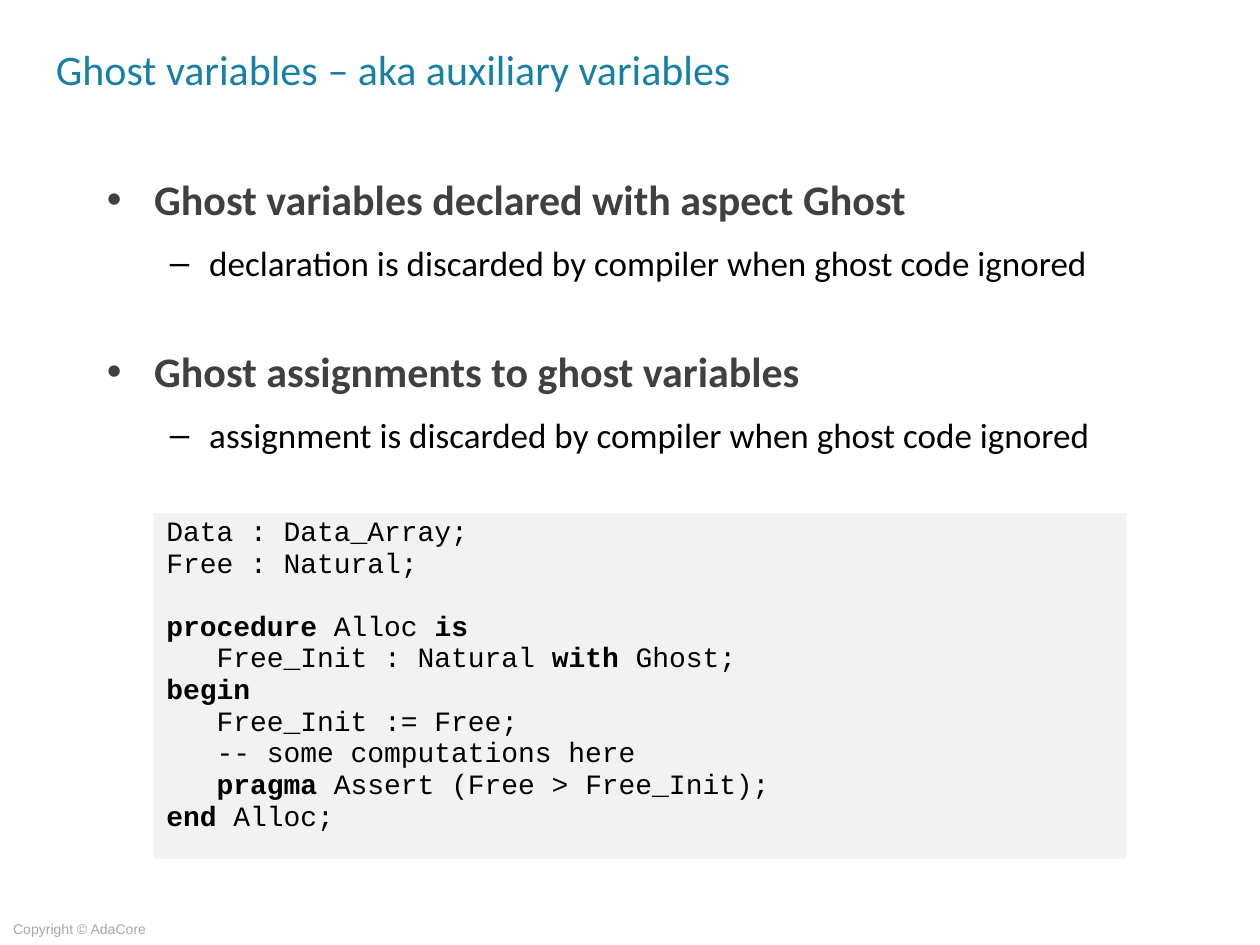
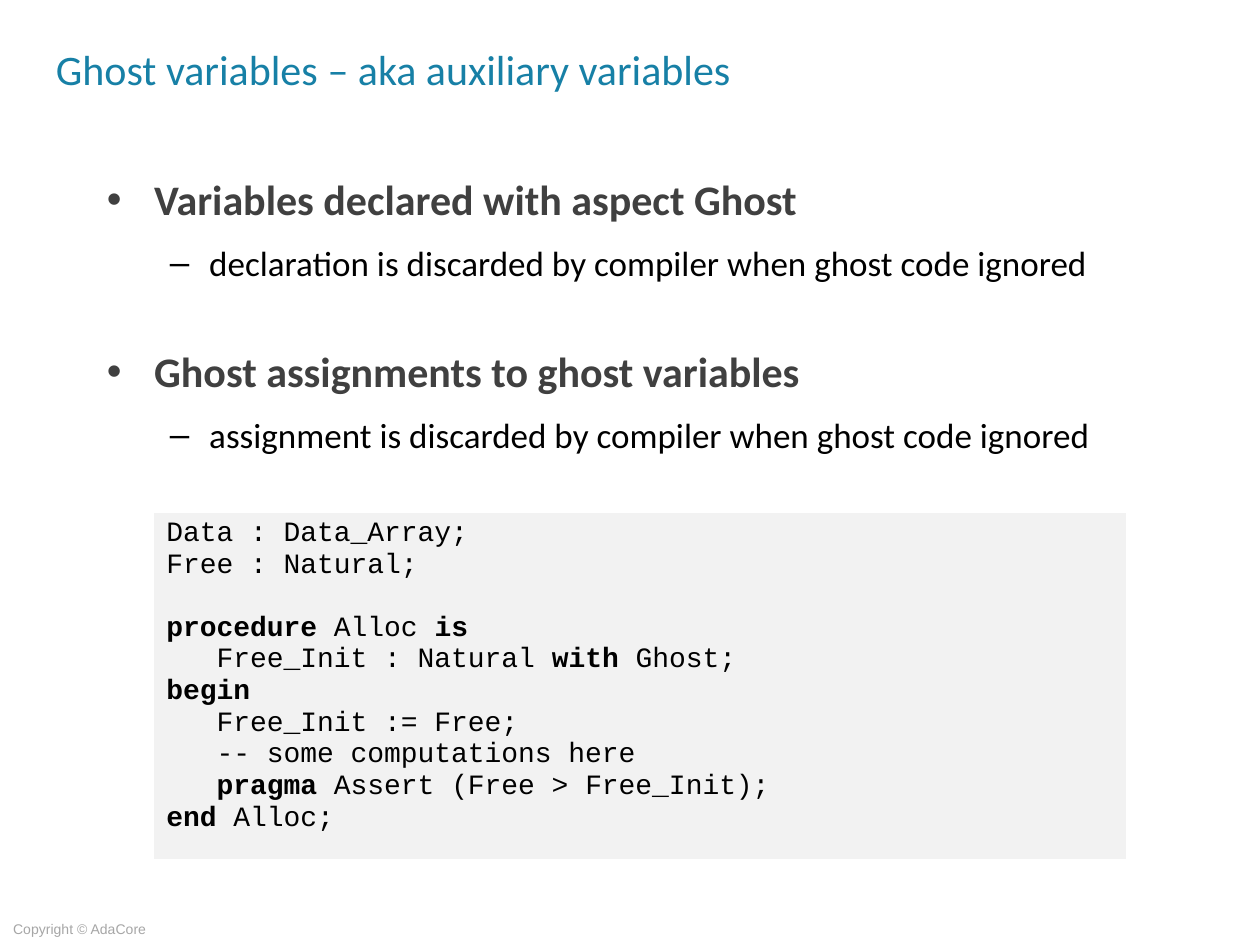
Before and after one commit to AdaCoreU/Courses, a slide deck: slide 4 of lectures/07_Advanced_SPARK/04_Ghost_Code/Slides/04_Ghost_Code.ppt. Drawn at 1260x945 pixels with LibreOffice and Linux fonts; fonts in the diff are those of the drawing; background and template pictures are left out. Boxes give left, top, right and bottom in pixels: in the first picture for what was removed or moved away, otherwise in the second. Text is boxed around its words. In the diff, an @@ line names an element or a change of style, - is before the commit and + after.

```diff
--- a/lectures/07_Advanced_SPARK/04_Ghost_Code/Slides/04_Ghost_Code.ppt
+++ b/lectures/07_Advanced_SPARK/04_Ghost_Code/Slides/04_Ghost_Code.ppt
@@ text at box(154, 185, 797, 222): text changed @@
-• Ghost variables declared with aspect Ghost
+• Variables declared with aspect Ghost
```
Also in this commit, not shown: 1 other slide changed.
